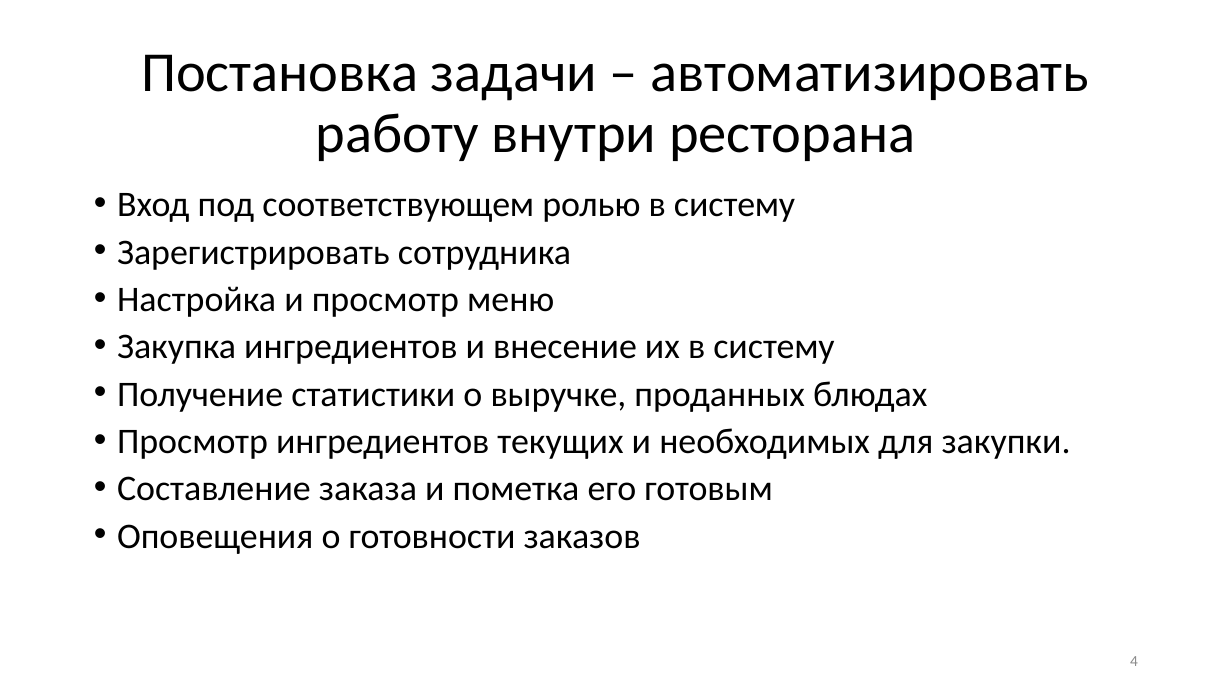
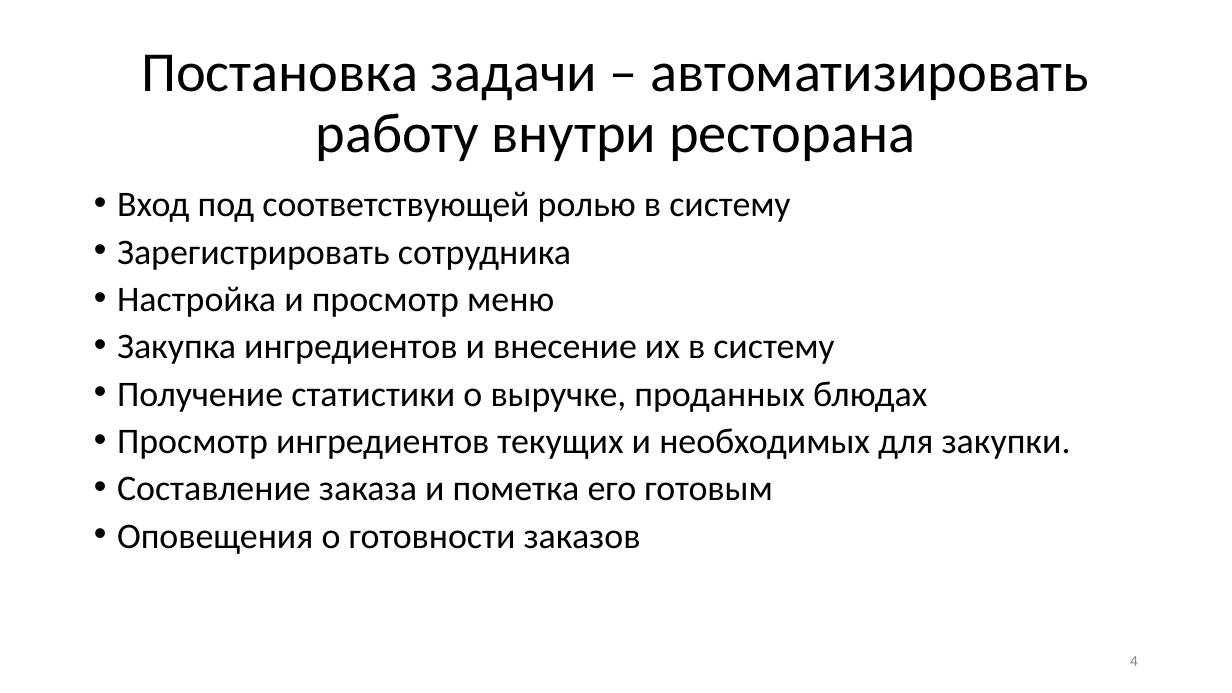
Before and after one commit to Twinday/Restaurant_Documentation, a slide deck: slide 4 of presentation.pptx. Drawn at 1232x693 pixels with LibreOffice and Linux fonts; fonts in the diff are those of the drawing. Boxes give left, top, right and bottom in pixels: in the first picture for what was removed or moved away, otherwise in the second. Text is boxed around its words. In the diff, an @@ line names an element or a change of style, - is before the commit and + after.

```diff
--- a/presentation.pptx
+++ b/presentation.pptx
@@ text at [117, 191, 790, 222]: text changed @@
-• Вход под соответствующем ролью в систему
+• Вход под соответствующей ролью в систему
```
Also in this commit, not shown: 4 other files.
